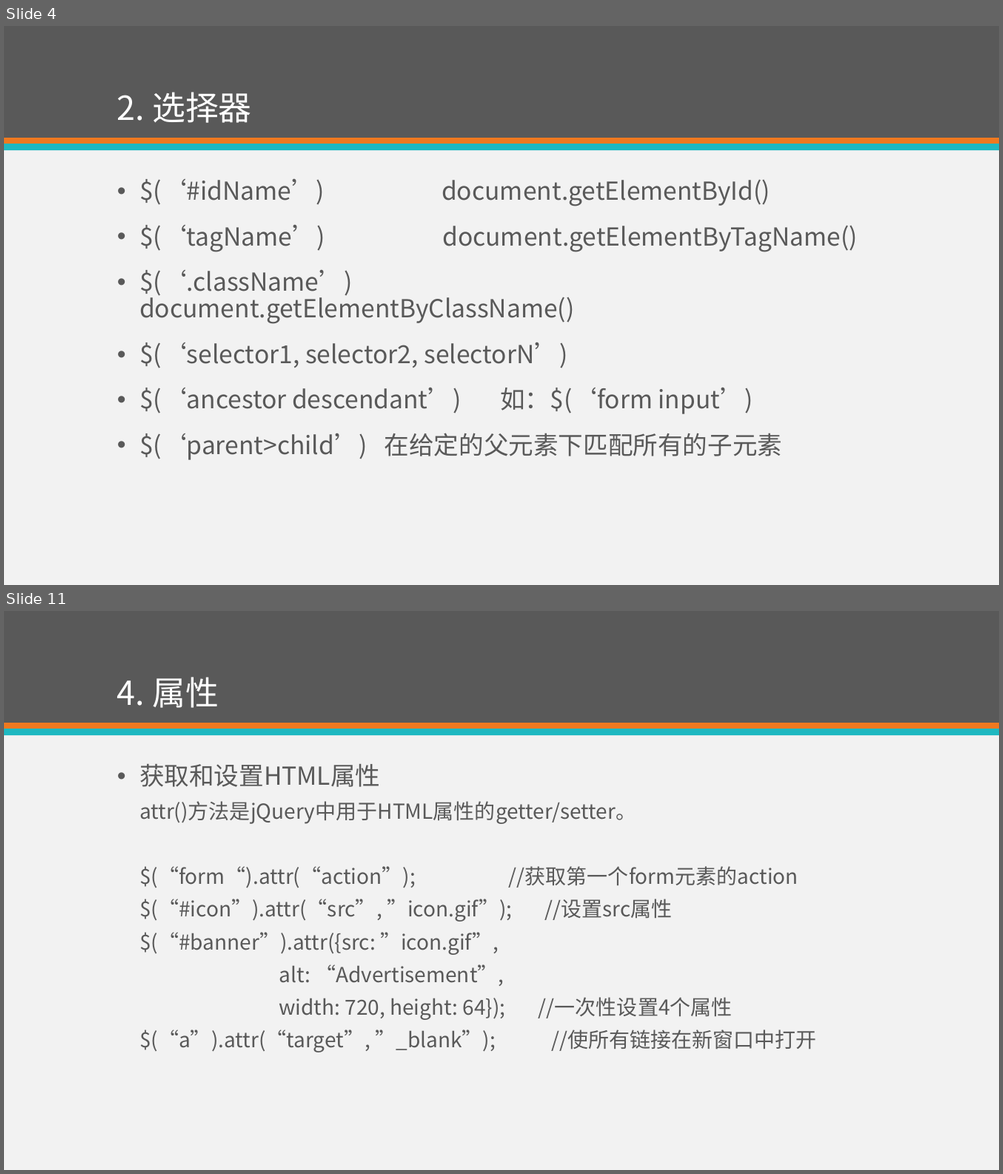
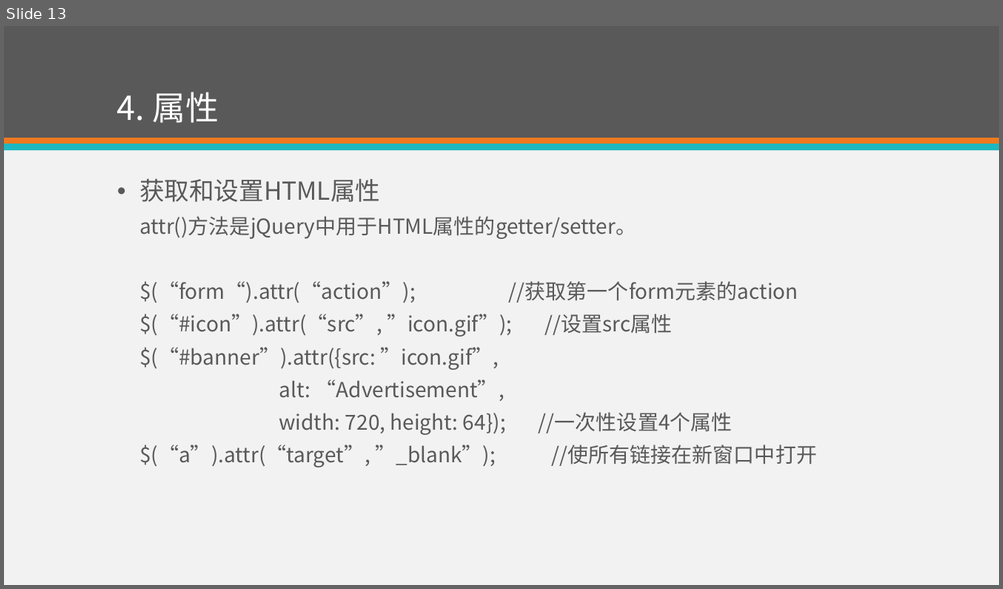
Before and after one commit to eventao/courseware, a slide deck: ppt/http.pptx. Shown one above the other, each under a label of ours: slides 4 and 11 before the commit, slide 13 after it; the slides between them are not shown. The pictures are 1003x1174 and 1003x589 pixels, drawn with LibreOffice and Linux fonts; fonts in the diff are those of the drawing. Boxes give left, top, right and bottom in pixels: in the first picture for what was removed or moved away, otherwise in the second. Text is boxed around its words. In the diff, an @@ line names an element or a change of style, - is before the commit and + after.

```diff
--- a/ppt/http.pptx
+++ b/ppt/http.pptx
@@ slide 4 removed at box(4, 26, 999, 585), background #F2F2F2; not listed: 3 template elements that a slide beside it also shows @@
@@ title removed at box(117, 92, 251, 123) @@
-2. 选择器
@@ text removed at box(139, 179, 857, 460) @@
-• $(‘#idName’) document.getElementById()
-• $(‘tagName’) document.getElementByTagName()
-• $(‘.className’) document.getElementByClassName()
-• $(‘selector1, selector2, selectorN’)
-• $(‘ancestor descendant’) 如：$(‘form input’)
-• $(‘parent>child’) 在给定的父元素下匹配所有的子元素
@@ what was slide 11 is now slide 13 @@
```
Also in this commit, not shown: 3 slides changed, 9 slides added, 6 other slides removed.
